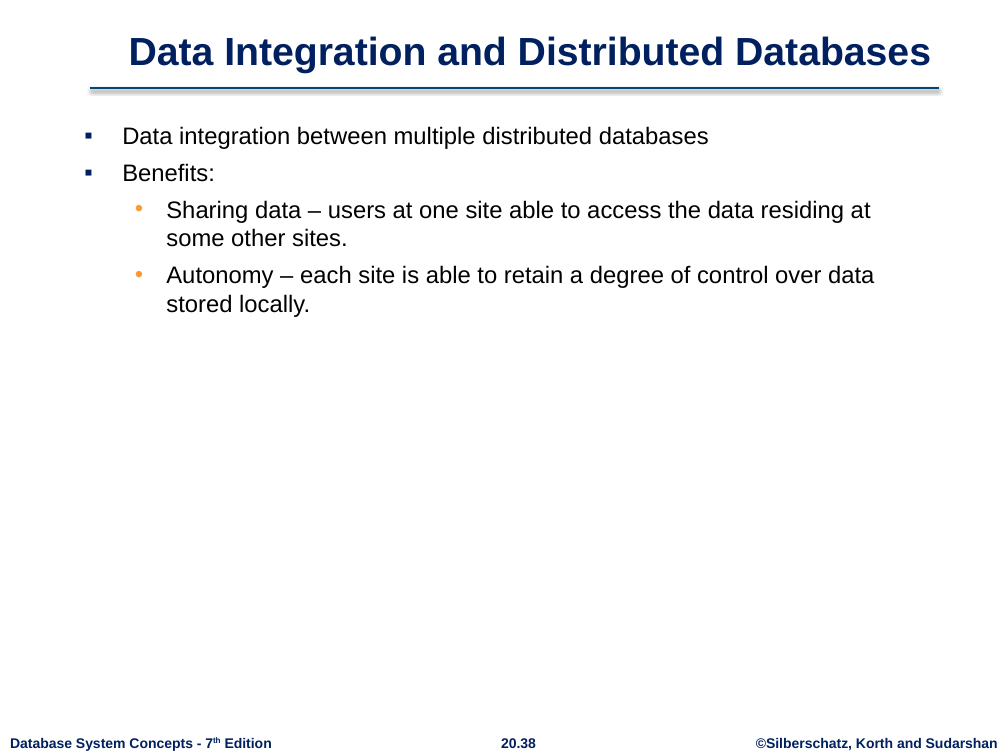
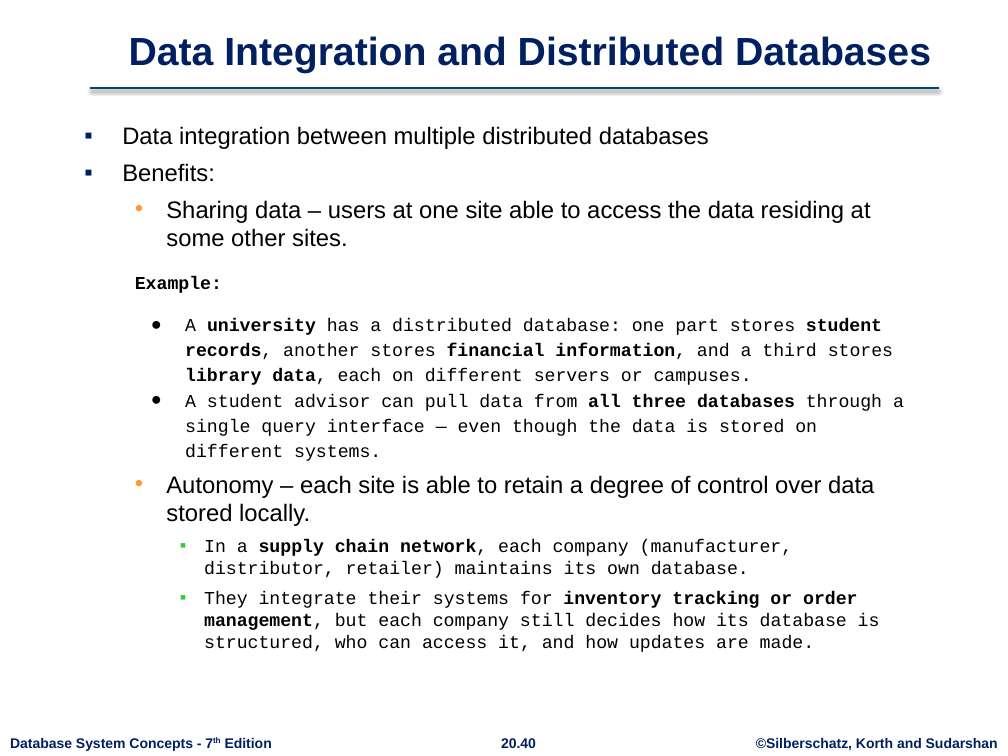
Before and after one commit to rizveeredwan/course-contents, a slide deck: slide 40 of CSE-3104/Slides/ch20.pptx (slide 38 before the commit). Drawn at 1008x756 pixels with LibreOffice and Linux fonts; fonts in the diff are those of the drawing; background and template pictures are left out. Boxes give left, top, right and bottom in pixels: in the first picture for what was removed or moved away, otherwise in the second. Text is boxed around its words. In the diff, an @@ line names an element or a change of style, - is before the commit and + after.

```diff
--- a/CSE-3104/Slides/ch20.pptx
+++ b/CSE-3104/Slides/ch20.pptx
@@ text at (x1=135, y1=277, x2=904, y2=461): paragraphs added @@
+Example:
+● A university has a distributed database: one part stores student records, another stores financial information, and a third stores library data, each on different servers or campuses.
+● A student advisor can pull data from all three databases through a single query interface — even though the data is stored on different systems.
@@ text at (x1=204, y1=540, x2=880, y2=652): paragraphs added @@
+    ▪ In a supply chain network, each company (manufacturer, distributor, retailer) maintains its own database.
+    ▪ They integrate their systems for inventory tracking or order management, but each company still decides how its database is structured, who can access it, and how updates are made.
@@ page number at (x1=501, y1=738, x2=536, y2=748): text changed @@
-20.38
+20.40
```
Also in this commit, not shown: 9 other slides changed, 4 slides added, 2 slides removed.
